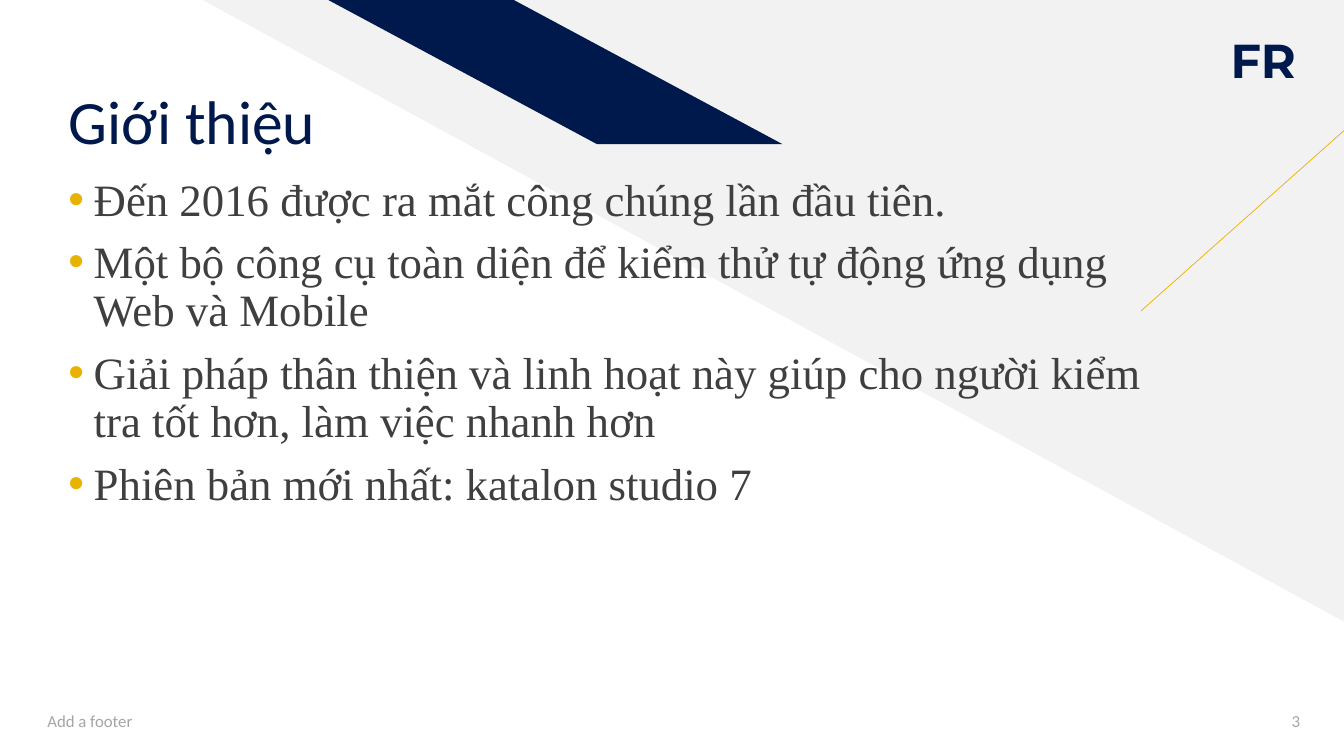
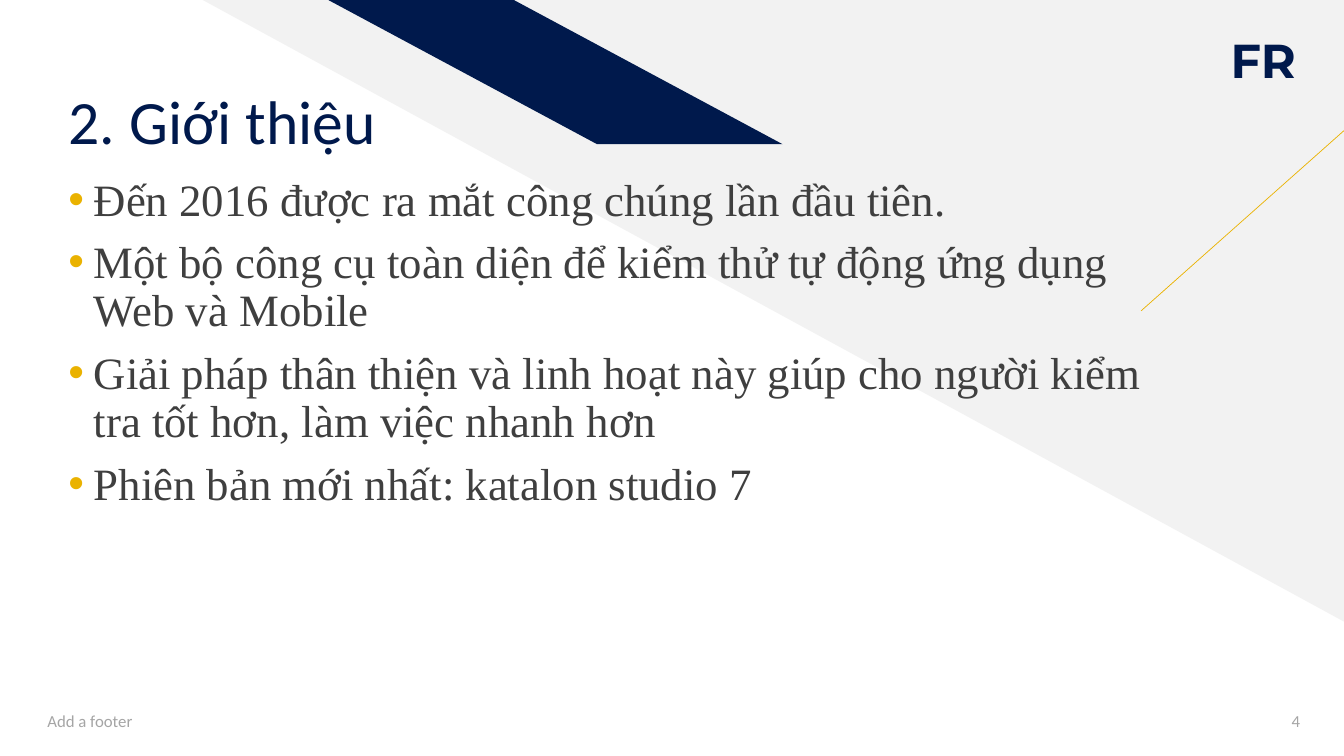
Before and after one commit to 0902535050/software_testing, a slide deck: slide 4 of Katalon-Studio-Testing API.pptx (slide 3 before the commit). Drawn at 1344x756 pixels with LibreOffice and Linux fonts; fonts in the diff are those of the drawing. Boxes give left, top, right and bottom in pixels: in the first picture for what was removed or moved away, otherwise in the second. Text is boxed around its words. In the diff, an @@ line names an element or a change of style, - is before the commit and + after.

```diff
--- a/Katalon-Studio-Testing API.pptx
+++ b/Katalon-Studio-Testing API.pptx
@@ title at [69,101,376,155]: text changed @@
-Giới thiệu
+2. Giới thiệu
@@ page number at [1292,716,1300,727]: text changed @@
-3
+4
```
Also in this commit, not shown: 6 other slides changed, 7 slides added, 7 slides removed.
